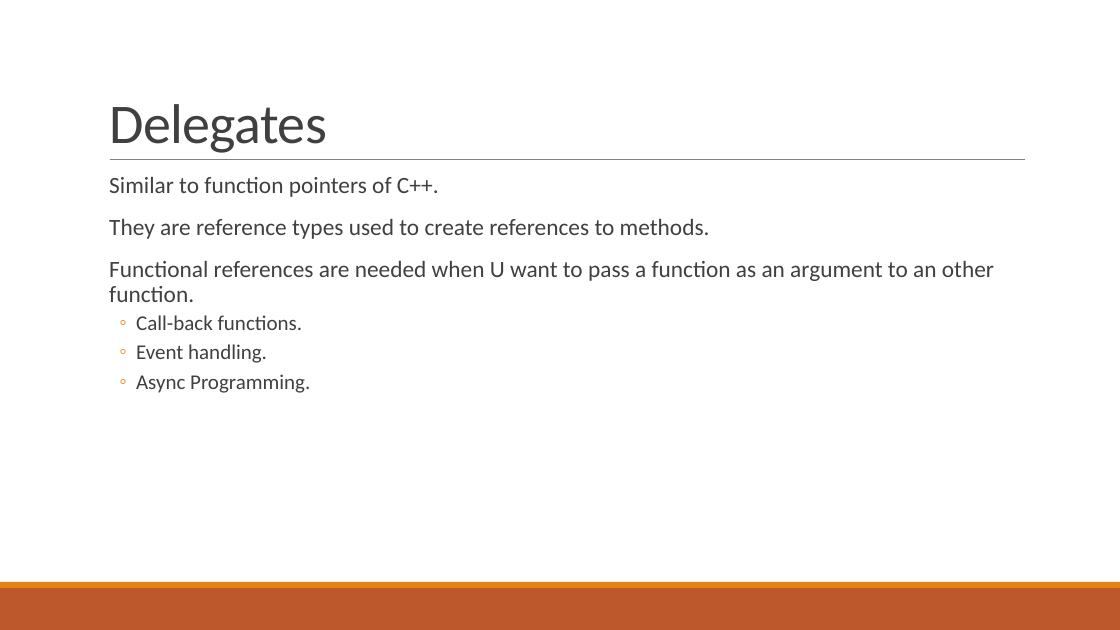
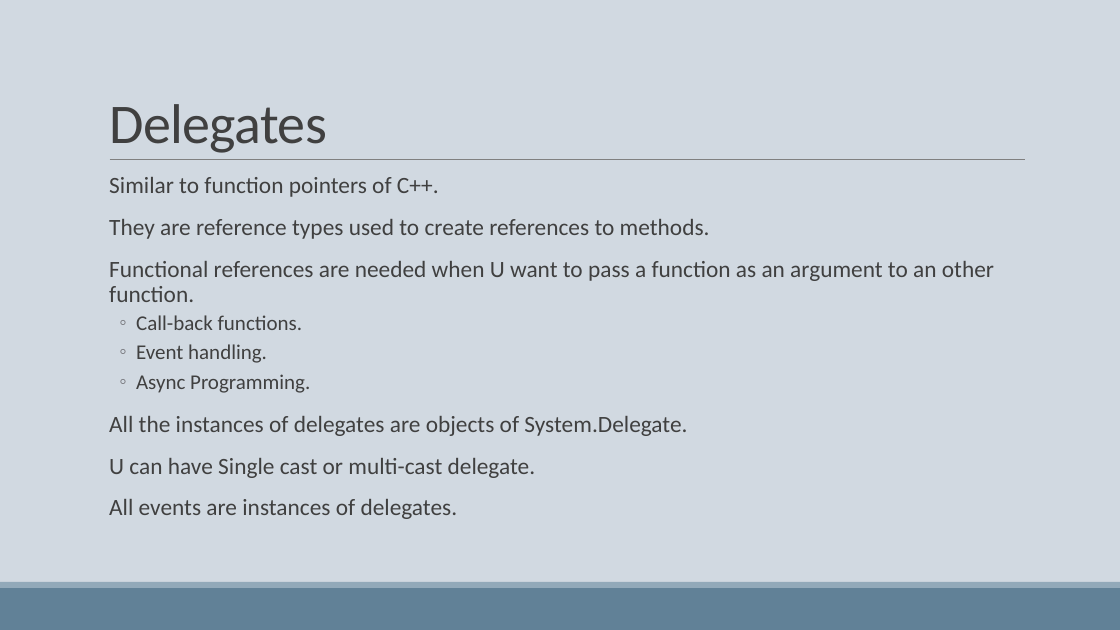
Before and after one commit to phani-rajbn/Nichi-In, a slide deck: slide 32 of MS-net.pptx. Drawn at 1120x630 pixels with LibreOffice and Linux fonts; fonts in the diff are those of the drawing. Boxes give left, top, right and bottom in pixels: in the first picture for what was removed or moved away, otherwise in the second. Text is boxed around its words. In the diff, an @@ line names an element or a change of style, - is before the commit and + after.

```diff
--- a/MS-net.pptx
+++ b/MS-net.pptx
@@ background #FFFFFF to #D1D9E1 @@
@@ text at box(109, 177, 994, 393): bullet colour #E48312 to #6F6F74 @@
@@ text at box(109, 416, 687, 519): paragraphs added @@
+  All the instances of delegates are objects of System.Delegate.
+  U can have Single cast or multi-cast delegate.
+  All events are instances of delegates.
@@ rectangle at box(0, 588, 1120, 630): fill #BD582C to #618197 @@
@@ rectangle at box(0, 582, 1120, 588): fill #E48312 to #92A9B9 @@
```
Also in this commit, not shown: 31 other slides changed, 5 slides added.
